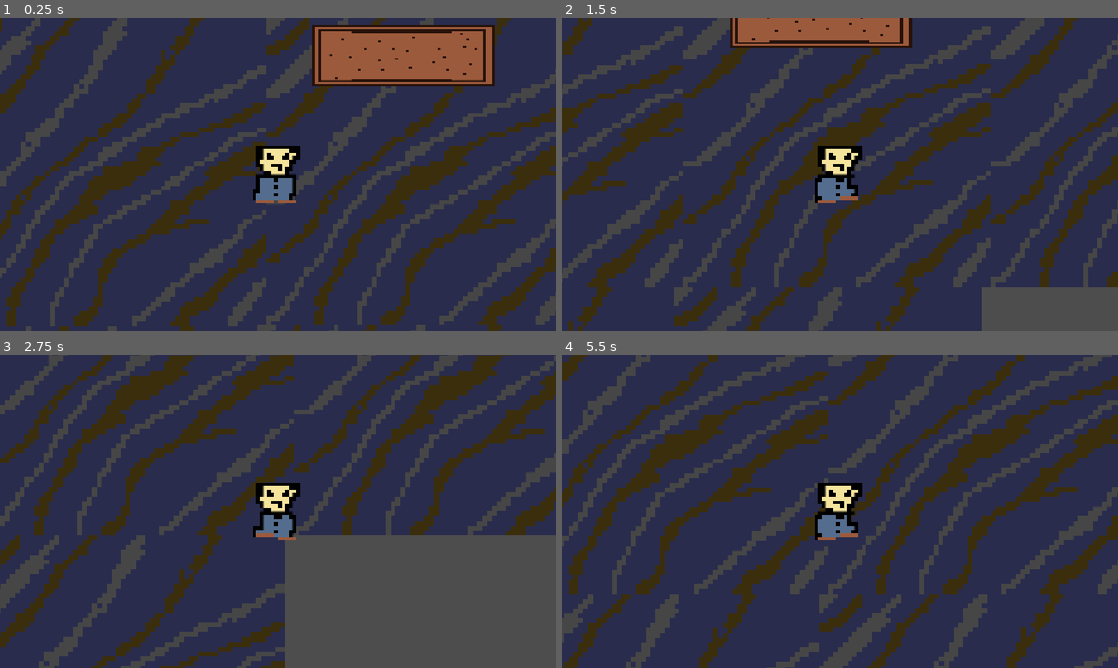
Above: before the commit, frames 1-4 (two rows, left to right).
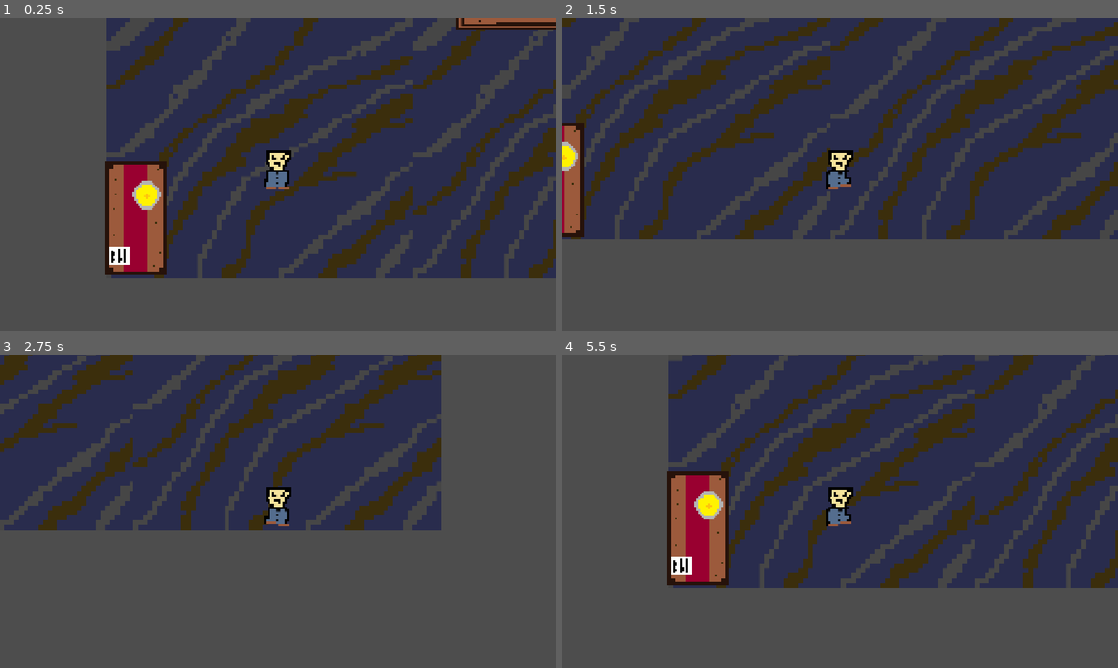
Above: after the commit, the same moments.

Repository: szilveszterbiro7/week3
Game: Godot game, scene res://Scenes/room_1.tscn
Same seed, same stepped clock (60 frames per second), same inputs: the game is played once before the commit and once after it.
Inputs (mouse positions are in pixels of both pictures, inside the frame that each line leads up to):
- Up to frame 1 (0.25 s): no input
- Up to frame 2 (1.5 s): tap Enter at 0.5 s; move the mouse to (962, 158) at 0.52 s; hold D (right) 0.53-1.28 s; hold E (interact) 0.53-1.28 s; click (962, 158) at 0.67 s; move the mouse to (728, 190) at 1.27 s; hold S (down) from 1.28 s (still down); tap E (interact) at 1.35 s
- Up to frame 3 (2.75 s): move the mouse to (333, 442) at 2.02 s; release S (down) at 2.03 s; hold D (right) from 2.03 s (still down); hold E (interact) from 2.03 s (still down); tap Alt at 2.1 s
- Up to frame 4 (5.5 s): move the mouse to (812, 574) at 2.77 s; release D (right) at 2.78 s; release E (interact) at 2.78 s; hold W (up) 2.78-3.53 s; tap Shift at 2.85 s; click (812, 574) at 2.92 s; tap E (interact) at 3.05, 4.35 s; move the mouse to (1006, 558) at 3.52 s; hold E (interact) 3.53-4.28 s; hold A (left) 3.53-5.03 s; move the mouse to (673, 464) at 4.27 s; move the mouse to (867, 511) at 5.02 s; hold S (down) from 5.03 s (still down); hold E (interact) from 5.03 s (still down); tap Alt at 5.1 s; click (867, 511) at 5.17 s

The runs differ from the first frame. In frame 1, 62% of the frame differs, in the area x 0-100%, y 0-100%; in frame 2, 55%; in frame 3, 52%; in frame 4, 65%.

Commit message:
First room partially done

Diff:
--- /dev/null
+++ b/Scenes/bell.gd
@@ -0,0 +1,23 @@
+extends Area2D
+
+
+var player_nearby=false
+var bell_ring=false
+
+@onready var dialogue_manager=get_node("/root/Room1/CanvasLayer")
+
+func _process(_delta):
+	if player_nearby and not dialogue_manager.dialogue_active:
+		if Input.is_action_just_pressed("interact"):
+			if not bell_ring:
+				bell_ring=true
+				dialogue_manager.show_dialogue("DING! The bell has bing rung...But nobody answers...")
+			else:
+				dialogue_manager.show_dialogue("You have already rung the bell.")
+
+func _on_body_entered(body):
+	if body.name=="Player":
+		player_nearby=true
+func _on_body_exited(body):
+	if body.name=="Player":
+		player_nearby=false
--- a/Scenes/interactable.gd
+++ b/Scenes/interactable.gd
@@ -1,16 +1,19 @@
 extends Area2D
 
-
-@export_multiline var txt: String="There is something wrong with this table...               Press E to exit."
 
 var player_nearby=false
 
 @onready var dialogue_manager=get_node("/root/Room1/CanvasLayer")
+@onready var bell=get_node("/root/Room1/Bell")
+
 
 func _process(_delta):
 	if player_nearby and not dialogue_manager.dialogue_active:
 		if Input.is_action_just_pressed("interact"):
-			dialogue_manager.show_dialogue(txt)
+			if bell.bell_ring:
+				dialogue_manager.show_dialogue("The desk is covered in old papers. Something catches your eye...")
+			else:
+				dialogue_manager.show_dialogue("I should ring the reception bell first.\nPress E to exit.")
 func _on_body_entered(body):
 	if body.name=="Player":
 		player_nearby=true
--- a/Scenes/player.tscn
+++ b/Scenes/player.tscn
@@ -6,7 +6,7 @@
 [ext_resource type="Texture2D" uid="uid://b30q7qfrg5ylo" path="res://assets/playerwalk2.png" id="4_x3wgy"]
 
 [sub_resource type="CircleShape2D" id="CircleShape2D_ce5me"]
-radius = 28.071337
+radius = 36.0
 
 [sub_resource type="SpriteFrames" id="SpriteFrames_2tox5"]
 animations = [{
@@ -43,12 +43,13 @@
 texture = ExtResource("2_vgqql")
 
 [node name="CollisionShape2D" type="CollisionShape2D" parent="." unique_id=34793521]
-position = Vector2(-1, -1)
+position = Vector2(-1, 0)
 shape = SubResource("CircleShape2D_ce5me")
 
 [node name="Camera2D" type="Camera2D" parent="." unique_id=540486996]
 
 [node name="AnimatedSprite2D" type="AnimatedSprite2D" parent="." unique_id=1627632360]
-scale = Vector2(0.50029415, 0.50024563)
+position = Vector2(1, -10)
+scale = Vector2(0.2792402, 0.33345616)
 sprite_frames = SubResource("SpriteFrames_2tox5")
 animation = &"idle"
--- a/Scenes/room_1.tscn
+++ b/Scenes/room_1.tscn
@@ -5,32 +5,41 @@
 [ext_resource type="Script" uid="uid://uiy6hvclf6qd" path="res://Scenes/interactable.gd" id="3_isvj2"]
 [ext_resource type="Texture2D" uid="uid://2glt334yx325" path="res://assets/table.png" id="4_uu0ng"]
 [ext_resource type="Script" uid="uid://dv3pbae5mciri" path="res://Scenes/dialouge.gd" id="5_uu0ng"]
+[ext_resource type="Texture2D" uid="uid://cb3myih8xi3jx" path="res://assets/reception.png" id="6_gn78r"]
+[ext_resource type="Script" uid="uid://c34ywk2au2win" path="res://Scenes/bell.gd" id="7_vxiu1"]
+[ext_resource type="Texture2D" uid="uid://d3e703tghr2i1" path="res://assets/Bell.png" id="8_xf8eb"]
 
 [sub_resource type="SegmentShape2D" id="SegmentShape2D_0gevy"]
-a = Vector2(-30.5, 1701.25)
-b = Vector2(-70.5, -597.75)
+a = Vector2(-13, 1121)
+b = Vector2(-17, 274)
 
 [sub_resource type="SegmentShape2D" id="SegmentShape2D_ce5me"]
-a = Vector2(3236, 53)
+a = Vector2(3258, 106)
 b = Vector2(1002, 107)
 
 [sub_resource type="RectangleShape2D" id="RectangleShape2D_ce5me"]
-size = Vector2(532, 199)
+size = Vector2(471, 185.25)
 
 [sub_resource type="RectangleShape2D" id="RectangleShape2D_2tox5"]
 size = Vector2(408, 148)
+
+[sub_resource type="RectangleShape2D" id="RectangleShape2D_gx7ph"]
+size = Vector2(130.25, 244)
+
+[sub_resource type="CircleShape2D" id="CircleShape2D_ce5me"]
+radius = 143.01399
 
 [node name="Room1" type="Node2D" unique_id=2094689066]
 position = Vector2(-286, -410)
 
 [node name="Player" parent="." unique_id=2025846468 instance=ExtResource("1_0gevy")]
-position = Vector2(772, 751)
+position = Vector2(601, 861)
 
 [node name="StaticBody2D" type="StaticBody2D" parent="." unique_id=1108526331]
 position = Vector2(-209, 283)
 
 [node name="CollisionShape2D" type="CollisionShape2D" parent="StaticBody2D" unique_id=764550275]
-position = Vector2(620.5, 416.75)
+position = Vector2(466, -262)
 shape = SubResource("SegmentShape2D_0gevy")
 
 [node name="StaticBody2D2" type="StaticBody2D" parent="." unique_id=1080582645]
@@ -56,49 +65,13 @@
 
 [node name="Floor" type="Sprite2D" parent="." unique_id=738025399]
 z_index = -1
-position = Vector2(429, 744)
+position = Vector2(564, 755.00006)
 scale = Vector2(0.1996314, 0.20025583)
 texture = ExtResource("2_m8co2")
 
 [node name="Floor2" type="Sprite2D" parent="." unique_id=2121665984]
 z_index = -1
-position = Vector2(1066, 743)
-scale = Vector2(0.1996314, 0.20025583)
-texture = ExtResource("2_m8co2")
-
-[node name="Floor3" type="Sprite2D" parent="." unique_id=1183034302]
-z_index = -1
-position = Vector2(1705, 743)
-scale = Vector2(0.1996314, 0.20025583)
-texture = ExtResource("2_m8co2")
-
-[node name="Floor4" type="Sprite2D" parent="." unique_id=961958427]
-z_index = -1
-position = Vector2(409, 1384.9995)
-scale = Vector2(0.1996314, 0.20025583)
-texture = ExtResource("2_m8co2")
-
-[node name="Floor5" type="Sprite2D" parent="." unique_id=313613227]
-z_index = -1
-position = Vector2(1047, 1384)
-scale = Vector2(0.1996314, 0.20025583)
-texture = ExtResource("2_m8co2")
-
-[node name="Floor7" type="Sprite2D" parent="." unique_id=1939032081]
-z_index = -1
-position = Vector2(1391.9999, 102.000244)
-scale = Vector2(0.1996314, 0.20025583)
-texture = ExtResource("2_m8co2")
-
-[node name="Floor8" type="Sprite2D" parent="." unique_id=1555011563]
-z_index = -1
-position = Vector2(757, 102)
-scale = Vector2(0.1996314, 0.20025583)
-texture = ExtResource("2_m8co2")
-
-[node name="Floor9" type="Sprite2D" parent="." unique_id=1900366359]
-z_index = -1
-position = Vector2(116, 105)
+position = Vector2(1200, 755)
 scale = Vector2(0.1996314, 0.20025583)
 texture = ExtResource("2_m8co2")
 
@@ -106,18 +79,18 @@
 script = ExtResource("3_isvj2")
 
 [node name="Sprite2D" type="Sprite2D" parent="Table" unique_id=1741247673]
-position = Vector2(1032, 505)
+position = Vector2(1158, 498)
 scale = Vector2(0.294705, 0.19753088)
 texture = ExtResource("4_uu0ng")
 
 [node name="CollisionShape2D" type="CollisionShape2D" parent="Table" unique_id=294987024]
-position = Vector2(1042, 533.5)
+position = Vector2(1136, 522.375)
 shape = SubResource("RectangleShape2D_ce5me")
 
 [node name="StaticBody2D" type="StaticBody2D" parent="Table" unique_id=1700532858]
 
 [node name="CollisionShape2D" type="CollisionShape2D" parent="Table/StaticBody2D" unique_id=438461006]
-position = Vector2(1035, 508)
+position = Vector2(1152, 506)
 shape = SubResource("RectangleShape2D_2tox5")
 
 [node name="CanvasLayer" type="CanvasLayer" parent="." unique_id=1721621553]
@@ -140,9 +113,36 @@
 [node name="Label" type="Label" parent="CanvasLayer/Panel/MarginContainer" unique_id=1137347143]
 custom_minimum_size = Vector2(400, 100)
 layout_mode = 2
-text = "The table"
+text = "Table text1"
 vertical_alignment = 1
 autowrap_mode = 3
 
+[node name="Reception bell" type="StaticBody2D" parent="." unique_id=1700268965]
+position = Vector2(-66, 341)
+
+[node name="CollisionShape2D" type="CollisionShape2D" parent="Reception bell" unique_id=721813993]
+position = Vector2(375.875, 607)
+shape = SubResource("RectangleShape2D_gx7ph")
+debug_color = Color(0.6952226, 0.48943496, 0.2170237, 0.41960785)
+
+[node name="Sprite2D" type="Sprite2D" parent="Reception bell" unique_id=200809259]
+position = Vector2(372.24997, 611)
+scale = Vector2(0.12451175, 0.11523439)
+texture = ExtResource("6_gn78r")
+
+[node name="Bell" type="Area2D" parent="." unique_id=2109627210]
+script = ExtResource("7_vxiu1")
+
+[node name="Sprite2D" type="Sprite2D" parent="Bell" unique_id=650800063]
+position = Vector2(307, 952)
+scale = Vector2(0.24999999, 0.22851561)
+texture = ExtResource("8_xf8eb")
+
+[node name="CollisionShape2D" type="CollisionShape2D" parent="Bell" unique_id=631054143]
+position = Vector2(322, 896)
+shape = SubResource("CircleShape2D_ce5me")
+
 [connection signal="body_entered" from="Table" to="Table" method="_on_body_entered"]
 [connection signal="body_exited" from="Table" to="Table" method="_on_body_exited"]
+[connection signal="body_entered" from="Bell" to="Bell" method="_on_body_entered"]
+[connection signal="body_exited" from="Bell" to="Bell" method="_on_body_exited"]
--- a/project.godot
+++ b/project.godot
@@ -29,21 +29,25 @@
 left={
 "deadzone": 0.2,
 "events": [Object(InputEventKey,"resource_local_to_scene":false,"resource_name":"","device":-1,"window_id":0,"alt_press …(191 unchanged characters)…
+, Object(InputEventKey,"resource_local_to_scene":false,"resource_name":"","device":-1,"window_id":0,"alt_pressed":false,"shift_pressed":false,"ctrl_pressed":false,"meta_pressed":false,"pressed":false,"keycode":0,"physical_keycode":4194319,"key_label":0,"unicode":0,"location":0,"echo":false,"script":null)
 ]
 }
 right={
 "deadzone": 0.2,
 "events": [Object(InputEventKey,"resource_local_to_scene":false,"resource_name":"","device":-1,"window_id":0,"alt_press …(192 unchanged characters)…
+, Object(InputEventKey,"resource_local_to_scene":false,"resource_name":"","device":-1,"window_id":0,"alt_pressed":false,"shift_pressed":false,"ctrl_pressed":false,"meta_pressed":false,"pressed":false,"keycode":0,"physical_keycode":4194321,"key_label":0,"unicode":0,"location":0,"echo":false,"script":null)
 ]
 }
 up={
 "deadzone": 0.2,
 "events": [Object(InputEventKey,"resource_local_to_scene":false,"resource_name":"","device":-1,"window_id":0,"alt_press …(192 unchanged characters)…
+, Object(InputEventKey,"resource_local_to_scene":false,"resource_name":"","device":-1,"window_id":0,"alt_pressed":false,"shift_pressed":false,"ctrl_pressed":false,"meta_pressed":false,"pressed":false,"keycode":0,"physical_keycode":4194320,"key_label":0,"unicode":0,"location":0,"echo":false,"script":null)
 ]
 }
 down={
 "deadzone": 0.2,
 "events": [Object(InputEventKey,"resource_local_to_scene":false,"resource_name":"","device":-1,"window_id":0,"alt_press …(192 unchanged characters)…
+, Object(InputEventKey,"resource_local_to_scene":false,"resource_name":"","device":-1,"window_id":0,"alt_pressed":false,"shift_pressed":false,"ctrl_pressed":false,"meta_pressed":false,"pressed":false,"keycode":0,"physical_keycode":4194322,"key_label":0,"unicode":0,"location":0,"echo":false,"script":null)
 ]
 }
 interact={
Not shown, added: Scenes/bell.gd.uid
Binary file added: assets/Bell.png
Not shown, added: assets/Bell.png.import
Binary file added: assets/Tabletop.png
Not shown, added: assets/Tabletop.png.import
Binary file removed: assets/dordetado.png
Binary file added: assets/reception.png
Not shown, changed: assets/reception.png.import
